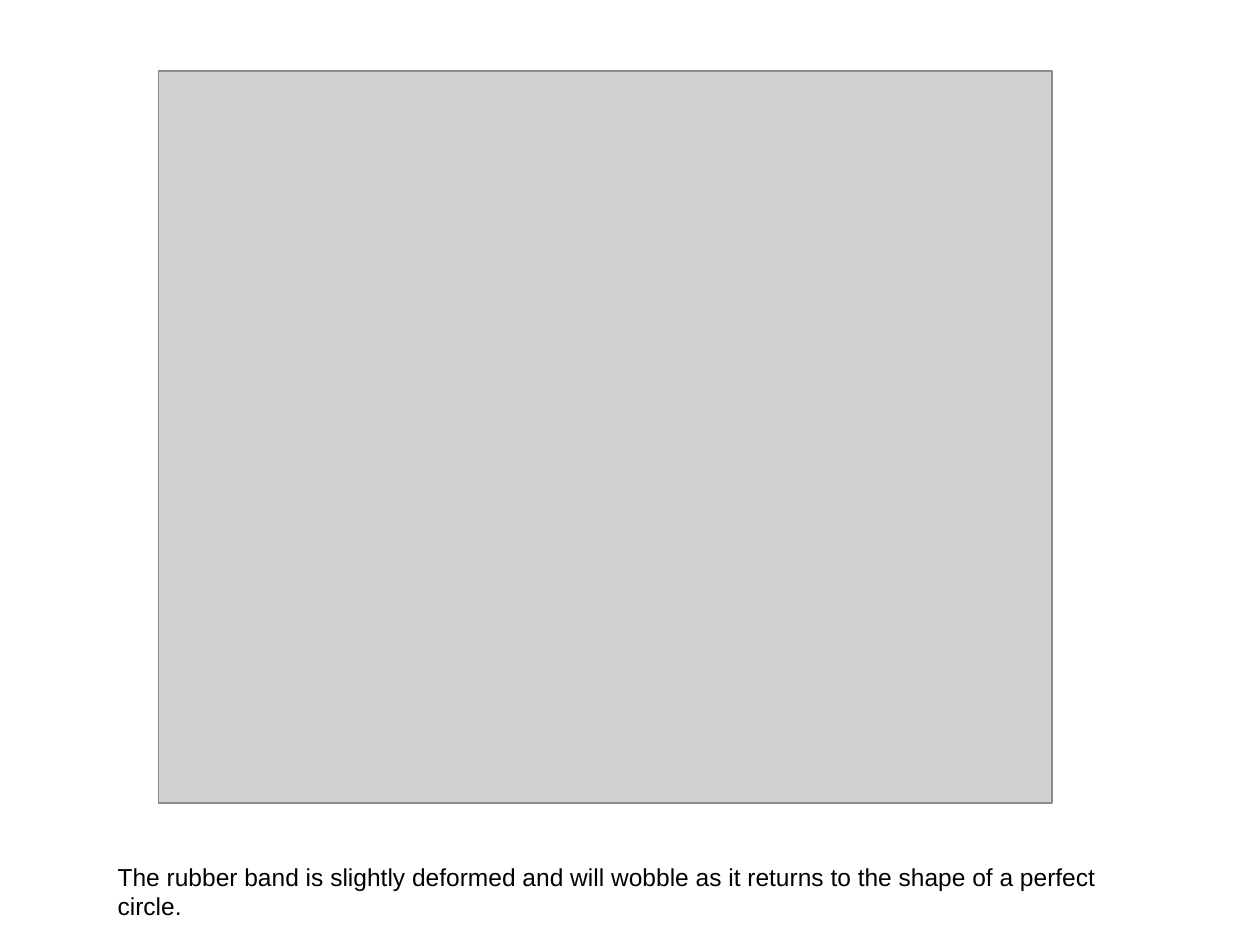
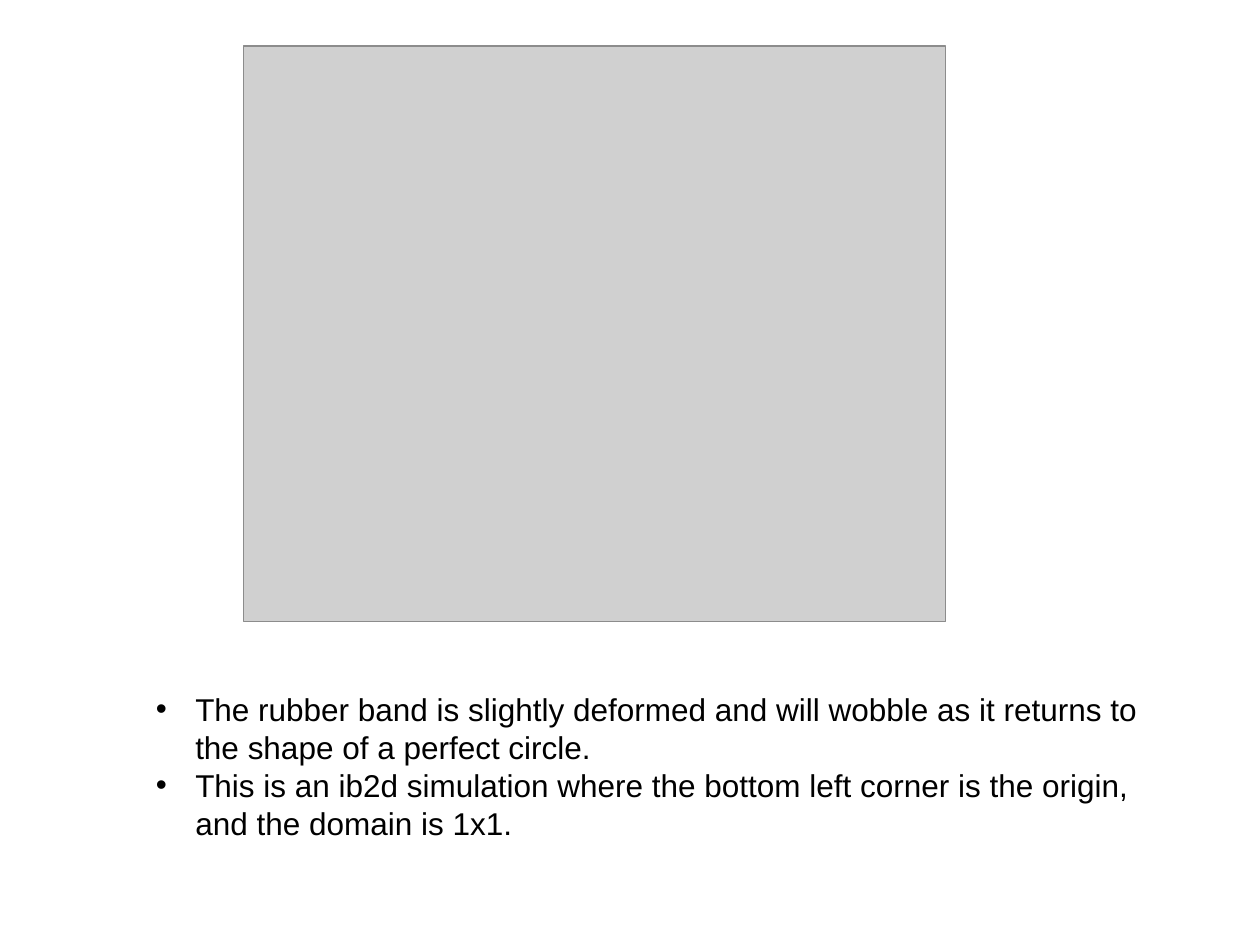
Before and after one commit to fairyflies9/IBAMR-Tutorials, a slide deck: slide 23 of UA Tutorials/Lecture2-InputFiles-Ib2d-IBAMR.pptx (slide 19 before the commit). Drawn at 1260x945 pixels with LibreOffice and Linux fonts; fonts in the diff are those of the drawing; grey boxes stand for pictures. Boxes give left, top, right and bottom in pixels: in the first picture for what was removed or moved away, otherwise in the second. Text is boxed around its words. In the diff, an @@ line names an element or a change of style, - is before the commit and + after.

```diff
--- a/UA Tutorials/Lecture2-InputFiles-Ib2d-IBAMR.pptx
+++ b/UA Tutorials/Lecture2-InputFiles-Ib2d-IBAMR.pptx
@@ picture: place and size @@
-picture at (159, 71, 1052, 803)
+picture at (243, 47, 945, 622)
@@ text "The rubber band is slightly ...": place and size @@
-text "The rubber band is slightly ..." at (118, 868, 1095, 891)
+text "The rubber band is slightly ..." at (195, 698, 1136, 836)
@@ text at (195, 698, 1136, 765): size 14 to 18 pt in "The rubber band is slightly deformed and ..."; bullet none to • @@
@@ text at (195, 774, 1128, 836): paragraph added @@
+• This is an ib2d simulation where the bottom left corner is the origin, and the domain is 1x1.
```
Also in this commit, not shown: 5 other slides changed, 9 slides added, 4 other files.
